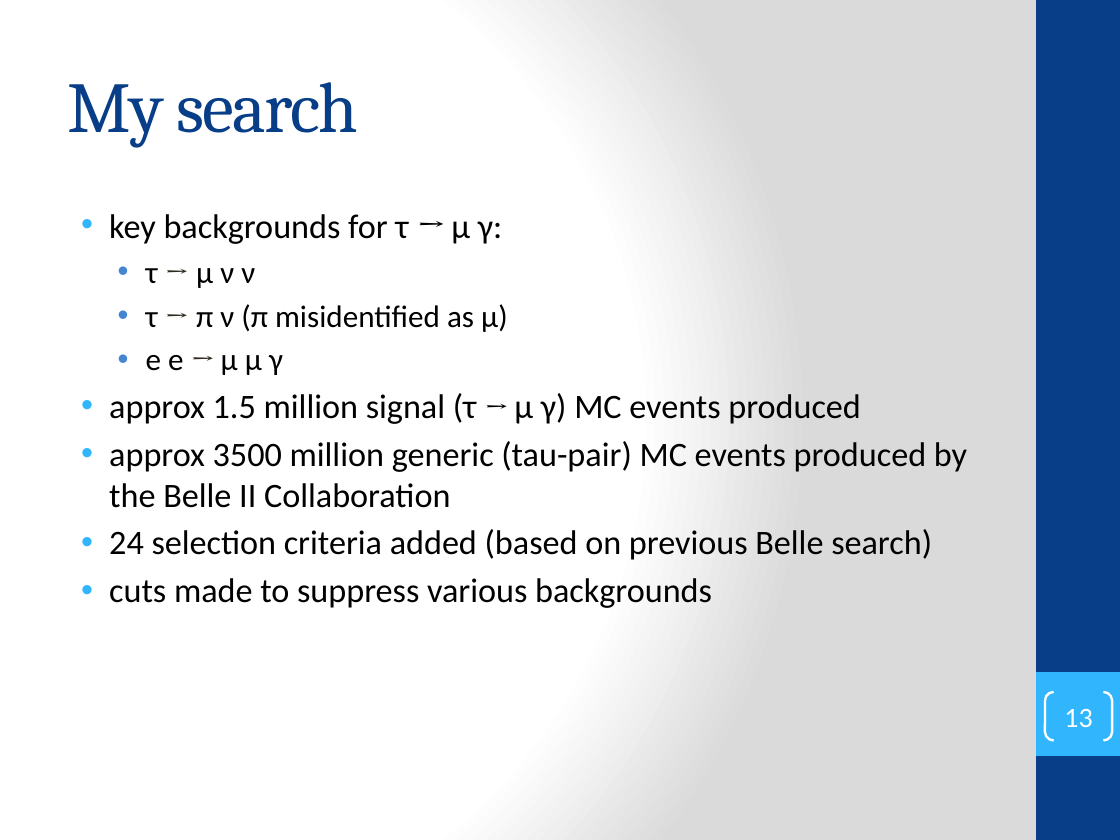
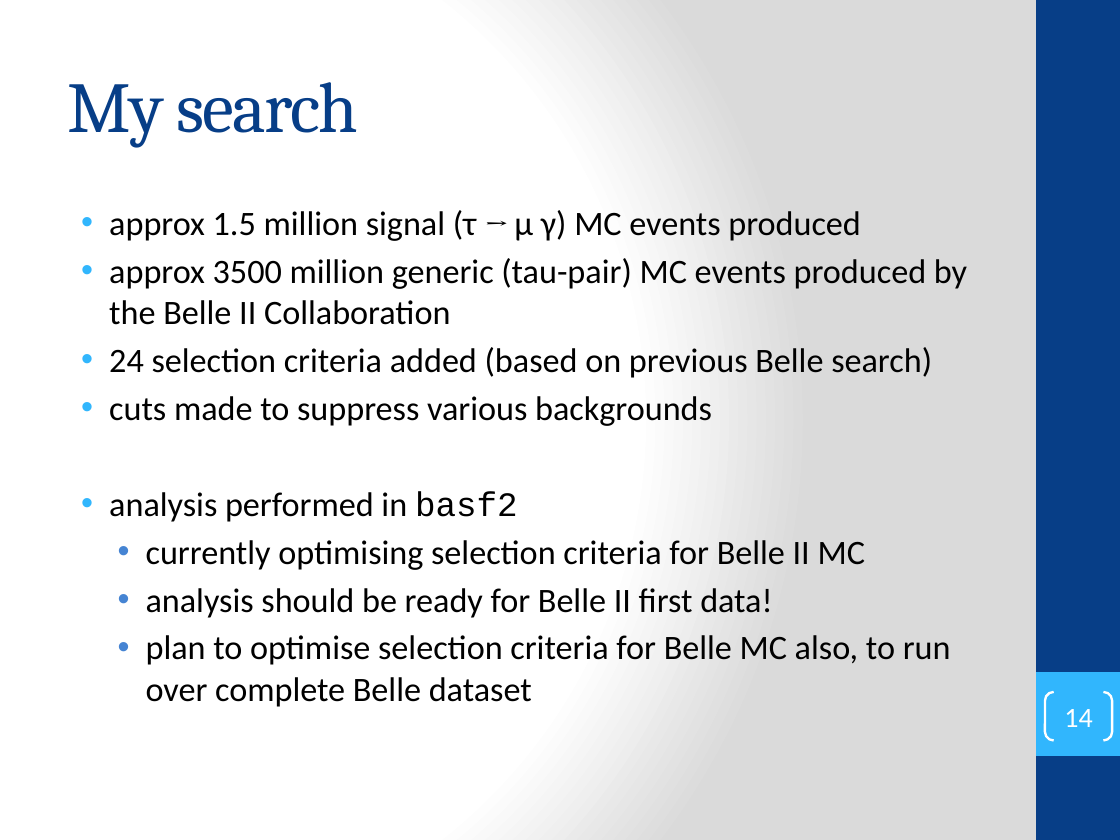
Before and after one commit to secret-agent-drone/lit-review, a slide deck: slide 14 of LiteratureReview_talk/lit_review_talk.pptx (slide 13 before the commit). Drawn at 1120x840 pixels with LibreOffice and Linux fonts; fonts in the diff are those of the drawing. Boxes give left, top, right and bottom in pixels: in the first picture for what was removed or moved away, otherwise in the second. Text is boxed around its words. In the diff, an @@ line names an element or a change of style, - is before the commit and + after.

```diff
--- a/LiteratureReview_talk/lit_review_talk.pptx
+++ b/LiteratureReview_talk/lit_review_talk.pptx
@@ text at bbox=[109, 214, 508, 375]: paragraphs removed @@
-• key backgrounds for τ → μ γ:
-  • τ → μ ν ν
-  • τ → π ν (π misidentified as μ)
-  • e e → μ μ γ
@@ text at bbox=[109, 491, 951, 707]: paragraphs added @@
+• analysis performed in basf2
+  • currently optimising selection criteria for Belle II MC
+  • analysis should be ready for Belle II first data!
+  • plan to optimise selection criteria for Belle MC also, to run over complete Belle dataset
@@ page number at bbox=[1064, 709, 1092, 727]: text changed @@
-13
+14
```
Also in this commit, not shown: 8 other slides changed, 1 slide added, 6 other files.
